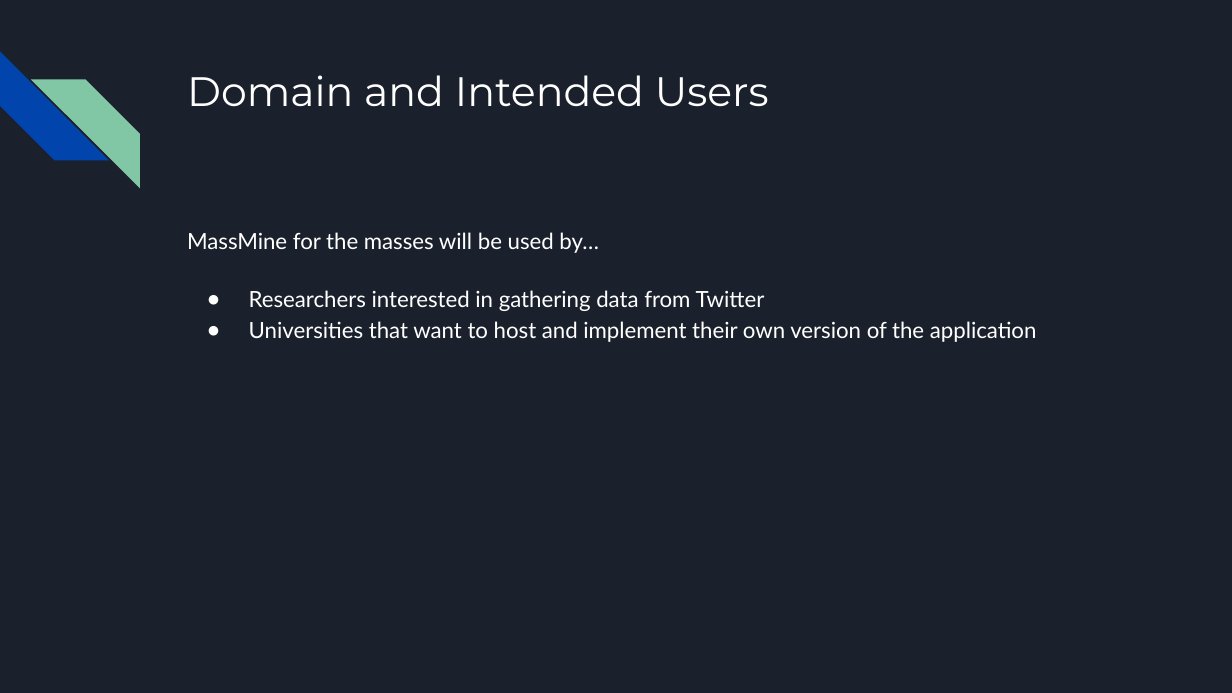
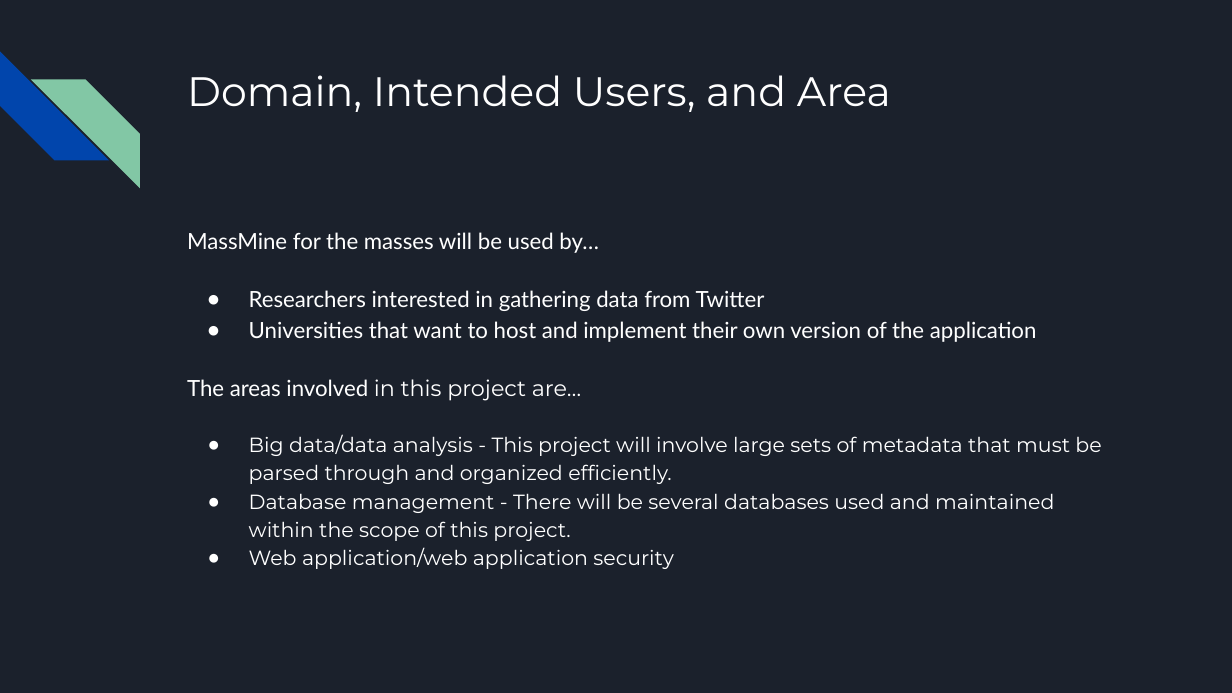
Before and after one commit to JoshCMoore/Massmine-for-the-Masses, a slide deck: slide 4 of documentation/slides/PresentationJan31.pptx. Drawn at 1232x693 pixels with LibreOffice and Linux fonts; fonts in the diff are those of the drawing. Boxes give left, top, right and bottom in pixels: in the first picture for what was removed or moved away, otherwise in the second. Text is boxed around its words. In the diff, an @@ line names an element or a change of style, - is before the commit and + after.

```diff
--- a/documentation/slides/PresentationJan31.pptx
+++ b/documentation/slides/PresentationJan31.pptx
@@ title at <box>187,75,891,112</box>: text changed @@
-Domain and Intended Users
+Domain, Intended Users, and Area
@@ text at <box>187,379,1101,569</box>: paragraphs added @@
+The areas involved in this project are…
+● Big data/data analysis - This project will involve large sets of metadata that must be parsed through and organized efficiently.
+● Database management - There will be several databases used and maintained within the scope of this project.
+● Web application/web application security
```
Also in this commit, not shown: 2 slides added, 1 slide removed, 3 other files.
